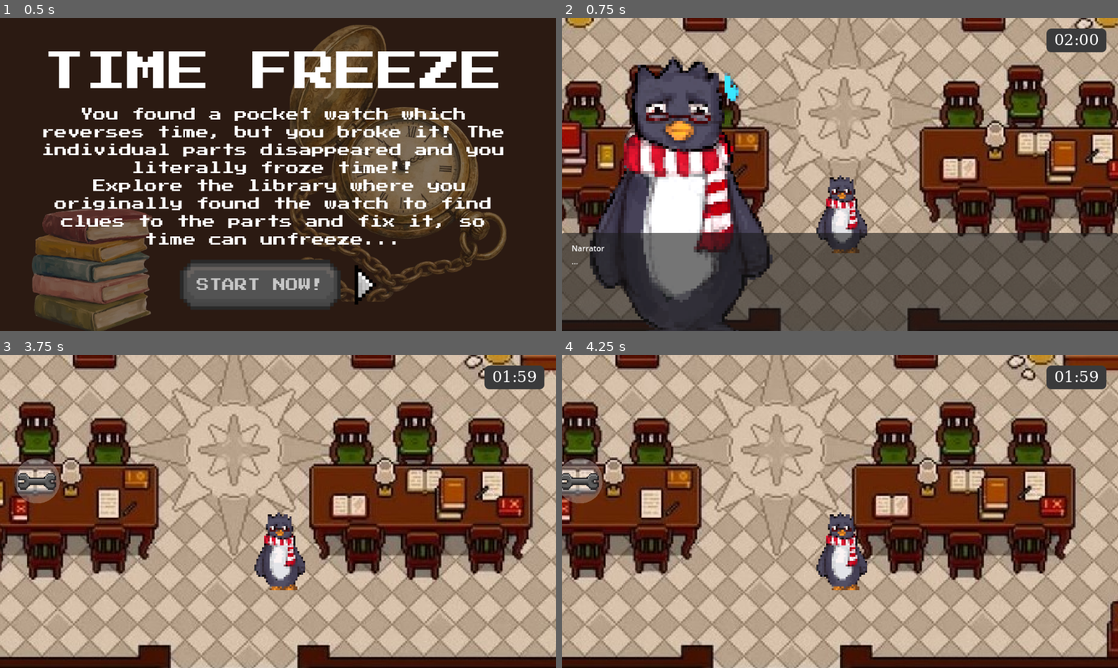
Above: before the commit, frames 1-4 (two rows, left to right).
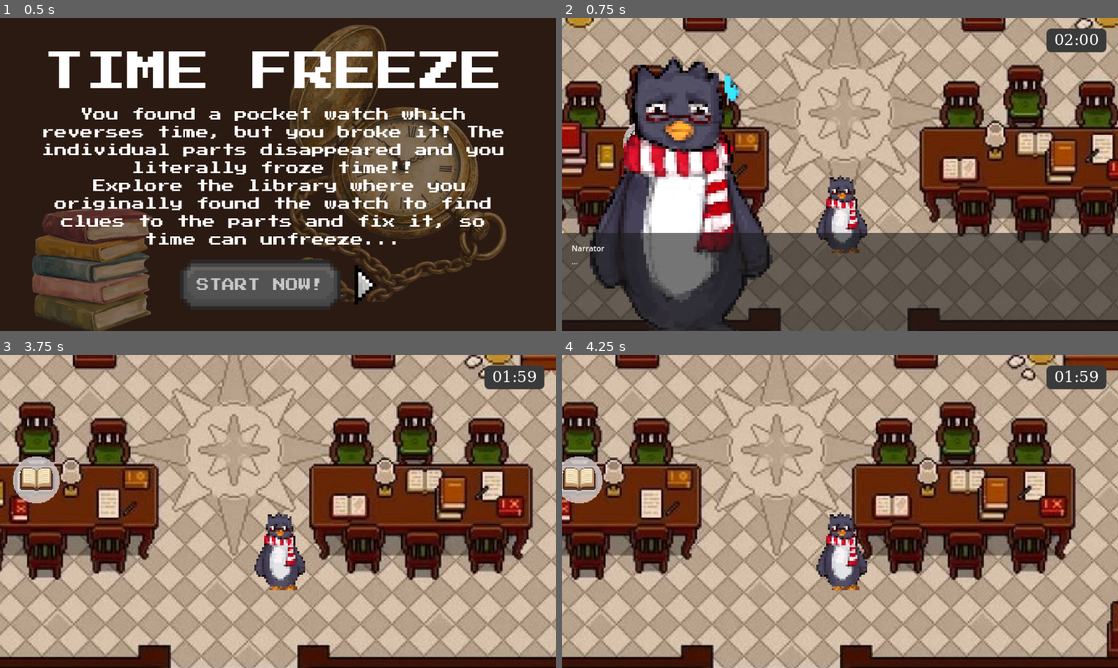
Above: after the commit, the same moments.

Repository: TanviMukka/freeze
Game: Godot game, scene res://start_screen.tscn
The game is run twice, just before and just after one commit, with the same random seed, the same clock (stepped at 60 frames per second) and the same inputs.
Inputs (mouse positions are in pixels of both pictures, inside the frame that each line leads up to):
- Up to frame 1 (0.5 s): no input
- Up to frame 2 (0.75 s): click (817, 287) at 0.5 s
- Up to frame 3 (3.75 s): click (83, 486) at 1.27 s; tap Enter at 2, 3.5 s; hold Right (ui_right) 2.03-2.78 s; hold Space (advance_dialogue) 2.03-2.78 s; hold Down (ui_down) 2.78-3.53 s; tap Space (advance_dialogue) at 2.85 s; hold Right (ui_right) from 3.53 s (still down); hold Space (advance_dialogue) from 3.53 s (still down)
- Up to frame 4 (4.25 s): keep holding Right (ui_right); keep holding Space (advance_dialogue)

Frame 1 is identical in both runs. In frame 2, less than 0.1% of the frame differs, in the area x 11-14%, y 33-42%; in frame 3, 1.0%, in the area x 2-11%, y 32-48%; in frame 4, 0.9%.

Commit message:
commit

Diff:
--- a/main.tscn
+++ b/main.tscn
@@ -1,13 +1,14 @@
-[gd_scene load_steps=54 format=3 uid="uid://dn5d0yebr6irv"]
+[gd_scene load_steps=55 format=3 uid="uid://dn5d0yebr6irv"]
 
 [ext_resource type="Script" uid="uid://6vgjwpounkwo" path="res://player.gd" id="1_0xm2m"]
 [ext_resource type="Script" uid="uid://c0f81h0cxb0n3" path="res://timer.gd" id="1_5vw27"]
 [ext_resource type="Texture2D" uid="uid://c07ehbv7pxfc0" path="res://background_3.jpg" id="1_272bh"]
 [ext_resource type="Texture2D" uid="uid://bht0e4rpusell" path="res://background_2.png" id="1_yaehf"]
 [ext_resource type="Texture2D" uid="uid://bk7cj2ntgusjr" path="res://sprite.png" id="4_ycdy4"]
-[ext_resource type="Texture2D" uid="uid://ctbbegqdadrdk" path="res://Screenshot 2026-11-22 103056.png" id="5_ycdy4"]
 [ext_resource type="Texture2D" uid="uid://dbbq2pl6mmvf8" path="res://fridge_button.png" id="6_7mycd"]
+[ext_resource type="Texture2D" uid="uid://fj0g7h8iv0gw" path="res://keypad.png" id="6_yaehf"]
 [ext_resource type="Texture2D" uid="uid://0whtge4ac2u7" path="res://bucket_button.png" id="7_5vw27"]
+[ext_resource type="Texture2D" uid="uid://r1gekqll23mf" path="res://image-removebg-preview (4)-1.png.png" id="7_074og"]
 [ext_resource type="Texture2D" uid="uid://cmbwd7n6lvthg" path="res://desk_button.png" id="7_272bh"]
 [ext_resource type="Script" path="res://book_1.gd" id="9_4c57u"]
 [ext_resource type="Script" path="res://book_2.gd" id="10_efxa6"]
@@ -197,20 +198,20 @@
 shape = SubResource("RectangleShape2D_imckf")
 
 [node name="SafeButton" type="TextureButton" parent="."]
-offset_left = 755.0
-offset_top = 487.0
-offset_right = 986.0
-offset_bottom = 829.0
-scale = Vector2(0.05, 0.05)
-texture_normal = ExtResource("5_ycdy4")
+offset_left = 741.0
+offset_top = 475.0
+offset_right = 871.0
+offset_bottom = 667.0
+scale = Vector2(0.24, 0.24)
+texture_normal = ExtResource("6_yaehf")
 
 [node name="RiddleBook" type="TextureButton" parent="."]
-offset_left = 729.0
-offset_top = 849.0
-offset_right = 1469.0
-offset_bottom = 1589.0
-scale = Vector2(0.1, 0.1)
-texture_normal = ExtResource("7_272bh")
+offset_left = 746.0
+offset_top = 859.0
+offset_right = 1486.0
+offset_bottom = 1599.0
+scale = Vector2(0.81, 0.81)
+texture_normal = ExtResource("7_074og")
 
 [node name="DeskButton" type="TextureButton" parent="."]
 offset_left = 900.0
Binary file added: image-removebg-preview (4)-1.png.png
Not shown, added: image-removebg-preview (4)-1.png.png.import
